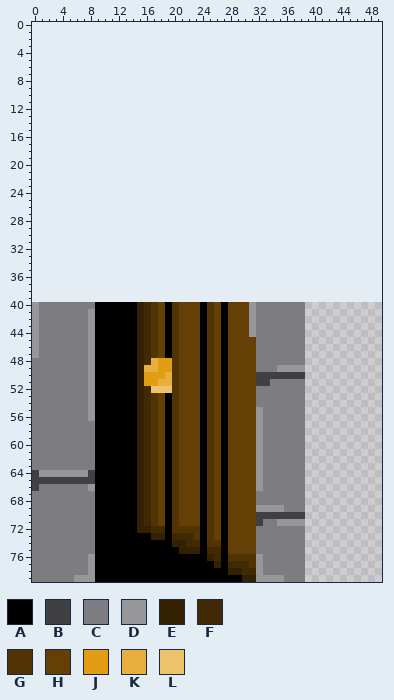
Sprite sheet -- travail/ProjetTutore1/Ressources/img/101.png. Above is the file before it was changed.
The file is 50x40 pixels. The old version is drawn lined up with the new one, on the new canvas.
Palette (. is transparent): A #000000  B #404043  C #7d7d81  D #97979a  E #342102  F #412903  G #513304  H #654006  J #e39d12  K #e8af3f  L #edc36e
Pixels before (only the part around the change), first column x 0:
 0 ..............................................
 1 ..............................................
 2 ..............................................
 3 ..............................................
 4 ..............................................
 5 ..............................................
 6 ..............................................
 7 ..............................................
 8 ..............................................
 9 ..............................................
10 ..............................................
11 ..............................................
12 ..............................................
13 ..............................................
14 ..............................................
15 ..............................................
16 ..............................................
17 ..............................................
18 ..............................................
19 ..............................................
20 ..............................................
21 ..............................................
22 ..............................................
23 ..............................................
24 ..............................................
25 ..............................................
26 ..............................................
27 ..............................................
28 ..............................................
29 ..............................................
30 ..............................................
31 ..............................................
32 ..............................................
33 ..............................................
34 ..............................................
35 ..............................................
36 ..............................................
37 ..............................................
38 ..............................................
39 ..............................................
40 DCCCCCCCCAAAAAAEFGHAGHHHAGHAHHHDCCCCCCC.......
41 DCCCCCCCDAAAAAAEFGHAGHHHAGHAHHHDCCCCCCC.......
42 DCCCCCCCDAAAAAAEFGHAGHHHAGHAHHHDCCCCCCC.......
43 DCCCCCCCDAAAAAAEFGHAGHHHAGHAHHHDCCCCCCC.......
44 DCCCCCCCDAAAAAAEFGHAGHHHAGHAHHHDCCCCCCC.......
45 DCCCCCCCDAAAAAAEFGHAGHHHAGHAHHHHCCCCCCC.......
46 DCCCCCCCDAAAAAAEFGHAGHHHAGHAHHHHCCCCCCC.......
47 DCCCCCCCDAAAAAAEFGHAGHHHAGHAHHHHCCCCCCC.......
48 CCCCCCCCDAAAAAAEFKJJGHHHAGHAHHHHCCCCCCC.......
49 CCCCCCCCDAAAAAAEKKJJGHHHAGHAHHHHCCCDDDD.......
Now the later version:
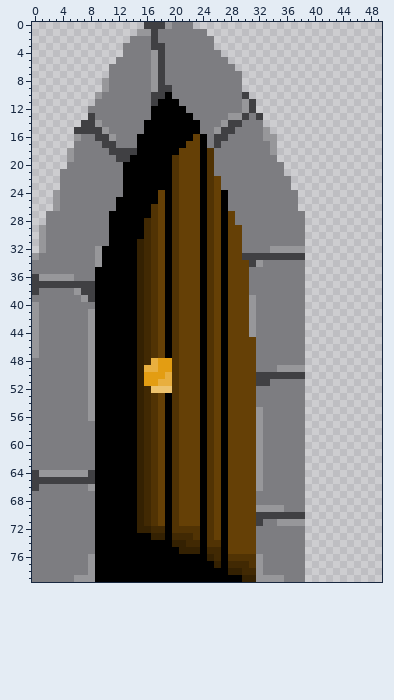
From old to new:
{"change": "canvas 50x40 -> 50x80, the old top-left corner now at 0,40"}
{"y":0,"x":16,"old":".......","new":"BBBDCCC"}
{"y":1,"x":15,"old":"..........","new":"DDBCCCCCCC"}
{"y":2,"x":14,"old":"............","new":"CCCBCCCCCCCC"}
{"y":3,"x":13,"old":".............","new":"CCCCBBCCCCCCC"}
{"y":4,"x":13,"old":"..............","new":"CCCCDBCCCCCCCC"}
{"y":5,"x":12,"old":"................","new":"CCCCCDBCCCCCCCCC"}
{"y":6,"x":11,"old":"..................","new":"CCCCCCDBCCCCCCCCCC"}
{"y":7,"x":11,"old":"...................","new":"CCCCCCDBCCCCCCCCCCC"}
{"y":8,"x":10,"old":"....................","new":"DCCCCCCDBCCCCCCCCCCC"}
{"y":9,"x":10,"old":"....................","new":"DCCCCCCDBBCCCCCCCCCC"}
{"y":10,"x":9,"old":"......................","new":"DCCCCCCCBBACCCCCCCCCCB"}
{"y":11,"x":9,"old":".......................","new":"CCCCCCCCBAAACCCCCCCCCDB"}
{"y":12,"x":8,"old":"........................","new":"CCCCCCCCCAAAAACCCCCCCCDB"}
{"y":13,"x":8,"old":".........................","new":"BCCCCCCCCAAAAAACCCCCDDBCB"}
{"y":14,"x":7,"old":"..........................","new":"BBDCCCCCCAAAAAAAACCCDBBCCC"}
{"y":15,"x":6,"old":"............................","new":"BBBBDCCCCCAAAAAAAACCDBBCCCCD"}
{"y":16,"x":6,"old":".............................","new":"DCCBBDCCCAAAAAAAAHACBBCCCCCDD"}
{"y":17,"x":6,"old":".............................","new":"CCCCBBCCCAAAAAAAHHACBCCCCCCCD"}
{"y":18,"x":5,"old":"..............................","new":"DCCCCCBBBBAAAAAAHHHAGCCCCCCCCD"}
{"y":19,"x":5,"old":"..............................","new":"DCCCCCCBBAAAAAAGHHHAGCCCCCCCCC"}
{"y":20,"x":5,"old":"...............................","new":"CCCCCCCCAAAAAAAGHHHAGCCCCCCCCCC"}
{"y":21,"x":4,"old":"................................","new":"CCCCCCCCCAAAAAAAGHHHAGCCCCCCCCCC"}
{"y":22,"x":4,"old":".................................","new":"CCCCCCCCCAAAAAAAGHHHAGHCCCCCCCCCC"}
{"y":23,"x":4,"old":".................................","new":"CCCCCCCCCAAAAAAAGHHHAGHCCCCCCCCCC"}
{"y":24,"x":3,"old":"...................................","new":"DCCCCCCCCCAAAAAHAGHHHAGHACCCCCCCCCC"}
{"y":25,"x":3,"old":"...................................","new":"DCCCCCCCCAAAAAAHAGHHHAGHACCCCCCCCCC"}
{"y":26,"x":3,"old":"...................................","new":"DCCCCCCCCAAAAAGHAGHHHAGHACCCCCCCCCC"}
{"y":27,"x":2,"old":".....................................","new":"CCCCCCCCCAAAAAAGHAGHHHAGHAHCCCCCCCCCC"}
{"y":28,"x":2,"old":".....................................","new":"CCCCCCCCCAAAAAFGHAGHHHAGHAHCCCCCCCCCC"}
{"y":29,"x":1,"old":"......................................","new":"DCCCCCCCCCAAAAAFGHAGHHHAGHAHHCCCCCCCCC"}
{"y":30,"x":1,"old":"......................................","new":"DCCCCCCCCCAAAAAFGHAGHHHAGHAHHCCCCCCCCC"}
{"y":31,"x":1,"old":"......................................","new":"DCCCCCCCCCAAAAEFGHAGHHHAGHAHHCCCCCCCCC"}
{"y":32,"x":1,"old":"......................................","new":"DCCCCCCCDAAAAAEFGHAGHHHAGHAHHCCCCDDDDD"}
{"y":33,"x":0,"old":".......................................","new":"DCCCCCCCCDAAAAAEFGHAGHHHAGHAHHBBBBBBBBB"}
{"y":34,"x":0,"old":".......................................","new":"CCCCCCCCCDAAAAAEFGHAGHHHAGHAHHHBDCCCCCC"}
{"y":35,"x":0,"old":".......................................","new":"CCCCCCCCCAAAAAAEFGHAGHHHAGHAHHHCCCCCCCC"}
{"y":36,"x":0,"old":".......................................","new":"BDDDDDCCCAAAAAAEFGHAGHHHAGHAHHHCCCCCCCC"}
{"y":37,"x":0,"old":".......................................","new":"BBBBBBBBBAAAAAAEFGHAGHHHAGHAHHHCCCCCCCC"}
{"y":38,"x":0,"old":".......................................","new":"BCCCCCDBBAAAAAAEFGHAGHHHAGHAHHHCCCCCCCC"}
{"y":39,"x":0,"old":".......................................","new":"CCCCCCCDBAAAAAAEFGHAGHHHAGHAHHHDCCCCCCC"}
